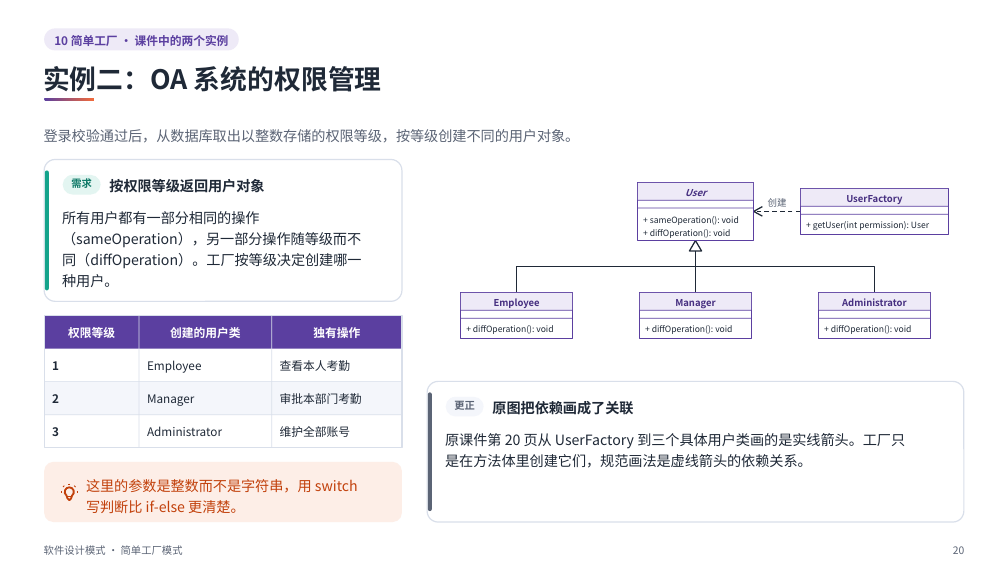
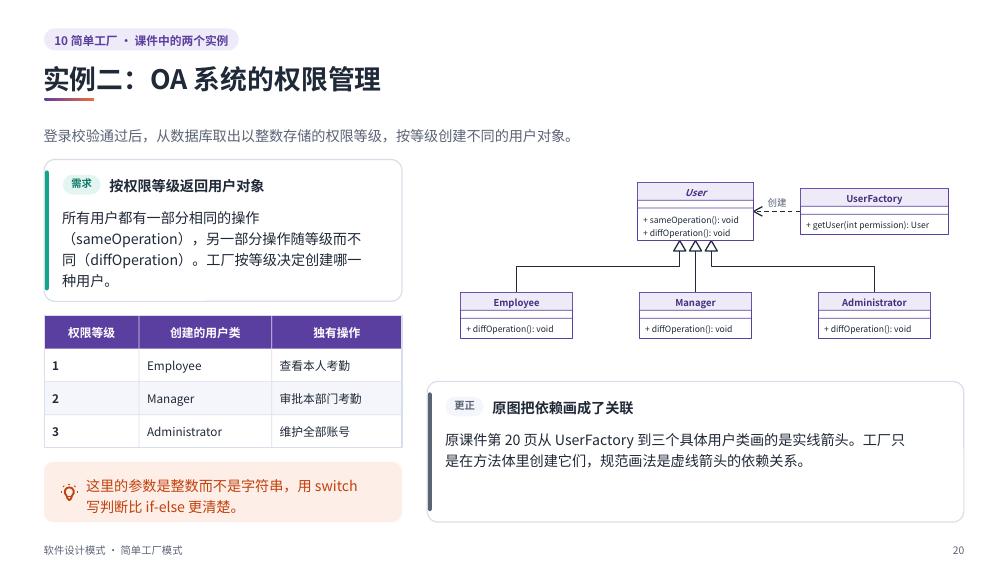
Before and after one commit to sweetcornna/JLU-remake, a slide deck: slide 20 of 大三上/软件设计模式/重制版PPT/10 简单工厂模式（重制版）.pptx. Drawn at 1008x567 pixels with LibreOffice and Linux fonts; fonts in the diff are those of the drawing. Boxes give left, top, right and bottom in pixels: in the first picture for what was removed or moved away, otherwise in the second. Text is boxed around its words. In the diff, an @@ line names an element or a change of style, - is before the commit and + after.

```diff
--- a/大三上/软件设计模式/重制版PPT/10 简单工厂模式（重制版）.pptx
+++ b/大三上/软件设计模式/重制版PPT/10 简单工厂模式（重制版）.pptx
@@ freeform shape resized from (x1=516, y1=251, x2=696, y2=293) to (x1=516, y1=251, x2=680, y2=293) @@
@@ freeform shape added at (x1=674, y1=240, x2=686, y2=251), fill #FFFFFF, outline #1F2937 1.2 pt @@
@@ freeform shape added at (x1=706, y1=240, x2=718, y2=251), fill #FFFFFF, outline #1F2937 1.2 pt @@
@@ freeform shape resized from (x1=696, y1=251, x2=875, y2=293) to (x1=712, y1=251, x2=875, y2=293) @@
```
Also in this commit, not shown: 6 other slides changed, 21 other files.
